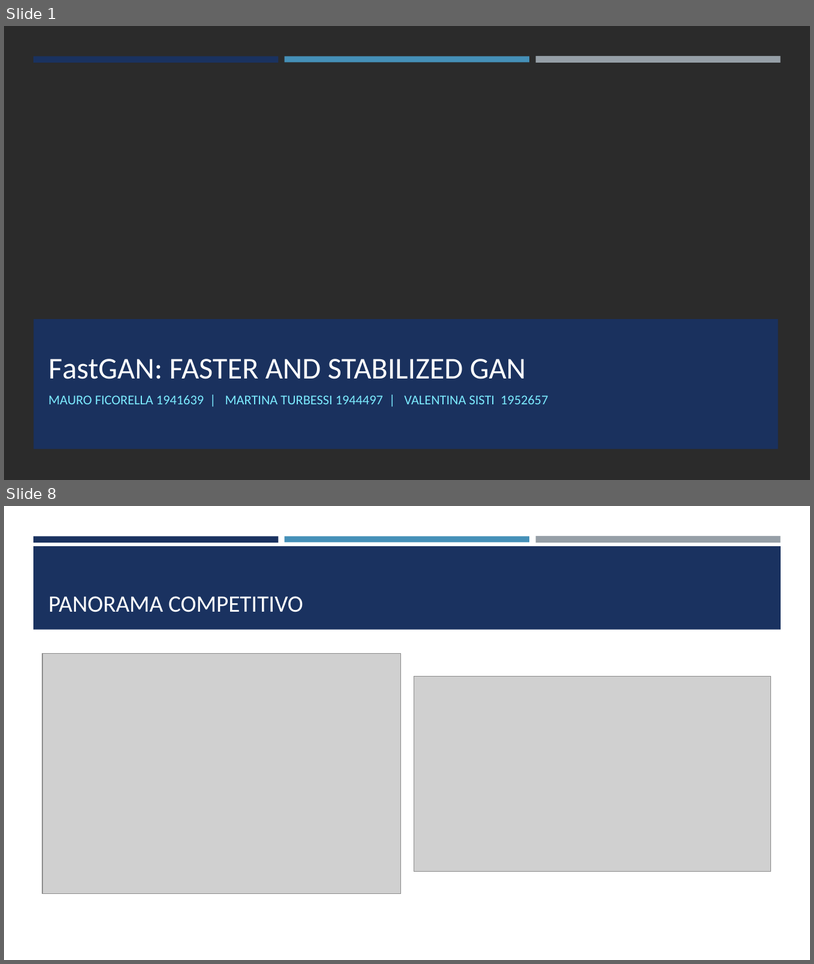
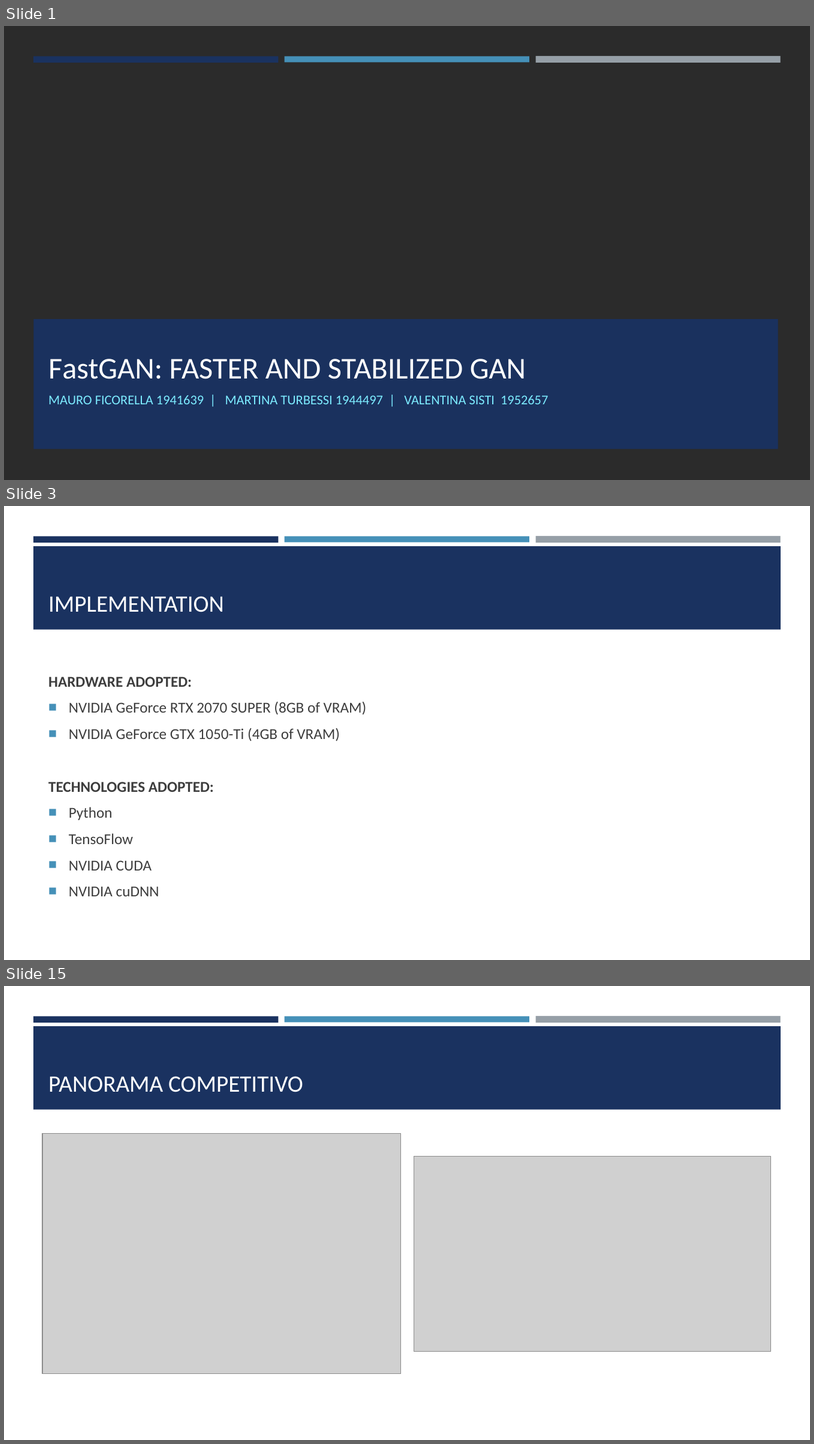
Before and after one commit to mauroficorella/Neural-Networks, a slide deck: Documentation/FastGAN Slides.pptx. Shown one above the other, each under a label of ours: slides 1 and 8 before the commit, slides 1, 3 and 15 after it; the slides between them are not shown. The pictures are 814x964 and 814x1444 pixels, drawn with LibreOffice and Linux fonts; fonts in the diff are those of the drawing; grey boxes stand for pictures; background and template pictures are left out; a plain dark background stands for a picture behind light text. Boxes give left, top, right and bottom in pixels: in the first picture for what was removed or moved away, otherwise in the second. Text is boxed around its words. In the diff, an @@ line names an element or a change of style, - is before the commit and + after.

```diff
--- a/Documentation/FastGAN Slides.pptx
+++ b/Documentation/FastGAN Slides.pptx
@@ slide 3 added at (4,506,810,960), background #FFFFFF; not listed: 4 template elements that a slide beside it also shows @@
@@ title added at (48,596,224,612), 28 pt, text #FFFFFF @@
+IMPLEMENTATION
@@ text added at (48,676,367,896), 18 pt, text #3D3D3D @@
+HARDWARE ADOPTED:
+■ NVIDIA GeForce RTX 2070 SUPER (8GB of VRAM)
+■ NVIDIA GeForce GTX 1050-Ti (4GB of VRAM)
+TECHNOLOGIES ADOPTED:
+■ Python
+■ TensoFlow
+■ NVIDIA CUDA
+■ NVIDIA cuDNN
@@ what was slide 8 is now slide 15 @@
```
Also in this commit, not shown: 4 slides changed, 6 other slides added, 2 other files.
